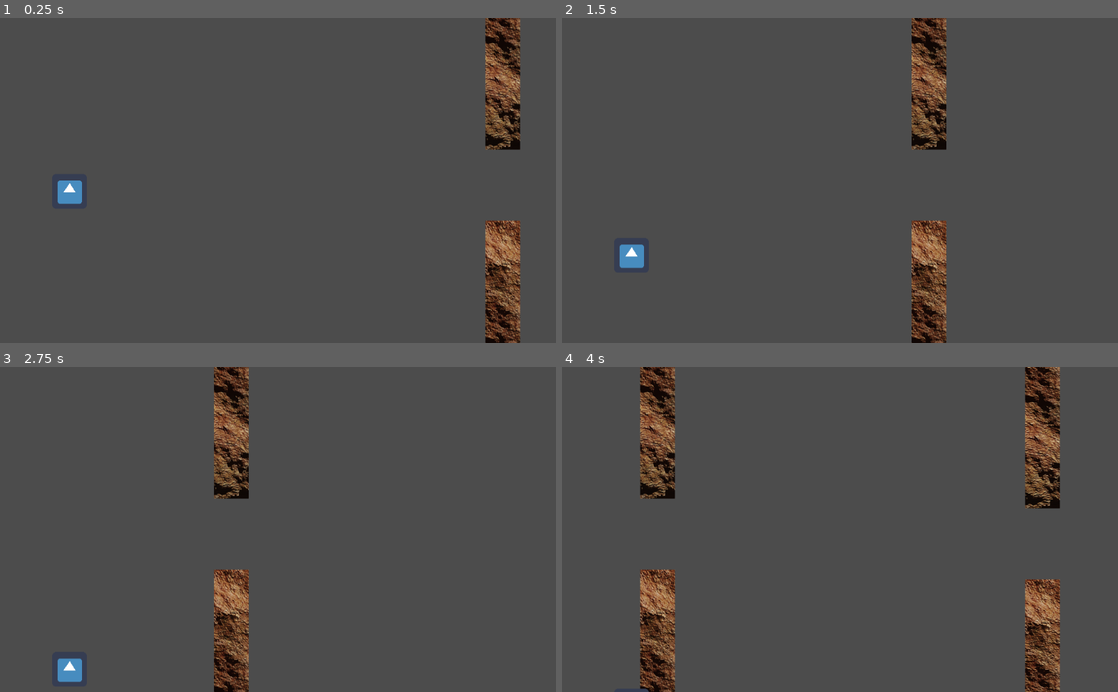
Above: before the commit, frames 1-4 (two rows, left to right).
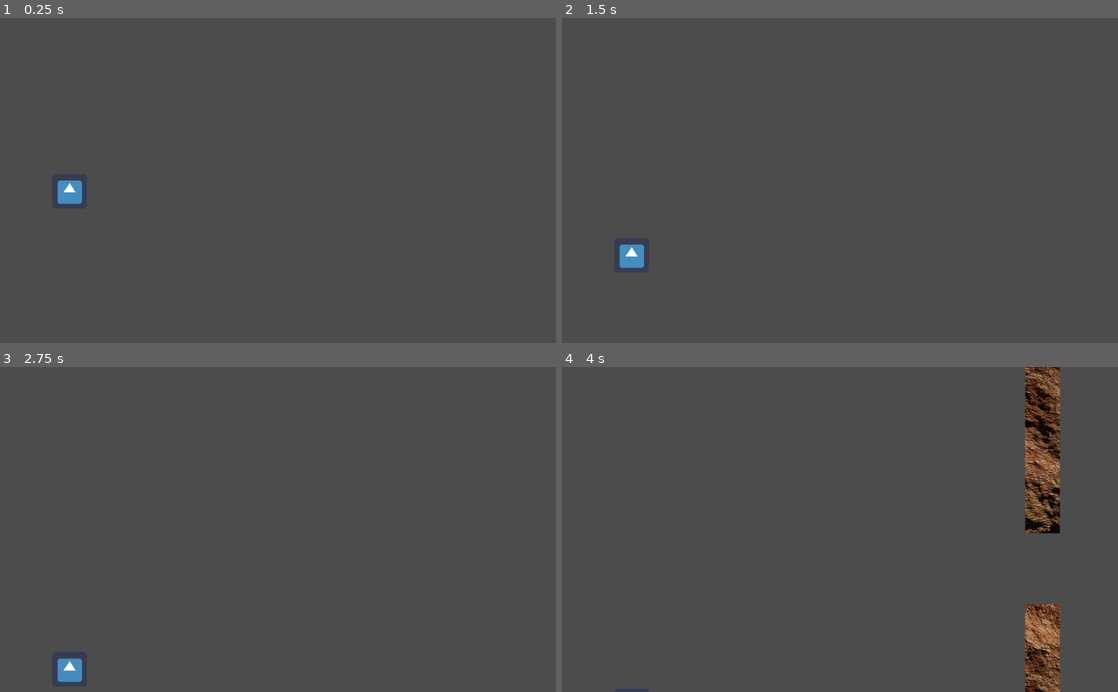
Above: after the commit, the same moments.

Repository: Chamerli-sh/Flappy-Things
Game: Godot game, scene res://World/World.tscn
Same seed, same stepped clock (60 frames per second), same inputs: the game is played once before the commit and once after it. The project has no main scene, so this scene is started directly. The engine's default icon, where the game draws it, is replaced by a stand-in: a white triangle on a blue panel in a dark square.
Inputs:
- Up to frame 1 (0.25 s): no input
- Up to frame 2 (1.5 s): tap Up (jump) at 0.77 s
- Up to frame 3 (2.75 s): tap Up (jump) at 1.52 s
- Up to frame 4 (4 s): tap Up (jump) at 3.02, 3.77 s

The runs differ from the first frame. In frame 1, 4.9% of the frame differs, in the area x 87-94%, y 0-100%; in frame 2, 4.9%; in frame 3, 4.9%; in frame 4, 9.1%, in the area x 14-90%, y 0-100%.

Commit message:
Rescaling the random position for the pipes

Diff:
--- a/World/PipeSpawner.gd
+++ b/World/PipeSpawner.gd
@@ -8,5 +8,5 @@
 	pipe.global_position.y = y
 
 func _on_Timer_timeout():
-	var y = rand_range(-64, 64)
+	var y = rand_range(-224, 224)
 	spawn(y)
--- a/World/World.tscn
+++ b/World/World.tscn
@@ -1,13 +1,9 @@
-[gd_scene load_steps=4 format=2]
+[gd_scene load_steps=3 format=2]
 
-[ext_resource path="res://Pipe/Pipe.tscn" type="PackedScene" id=1]
 [ext_resource path="res://Player/Player.tscn" type="PackedScene" id=2]
 [ext_resource path="res://World/PipeSpawner.gd" type="Script" id=3]
 
 [node name="World" type="Node2D"]
-
-[node name="Pipe" parent="." instance=ExtResource( 1 )]
-position = Vector2( 464, 0 )
 
 [node name="Camera2D" type="Camera2D" parent="."]
 current = true
